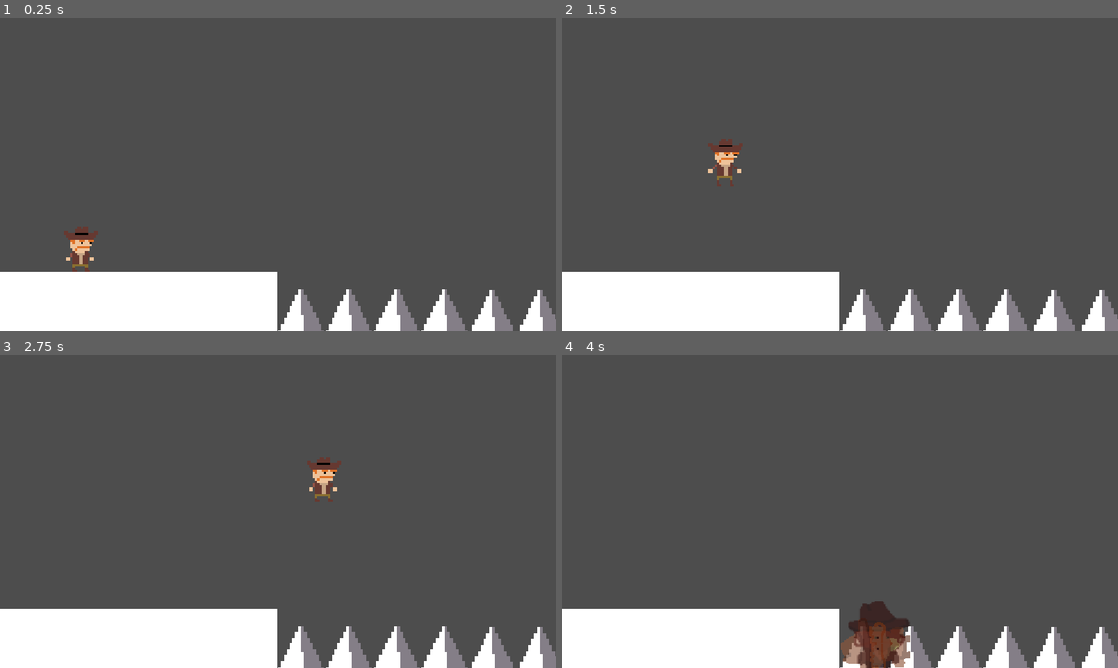
Above: before the commit, frames 1-4 (two rows, left to right).
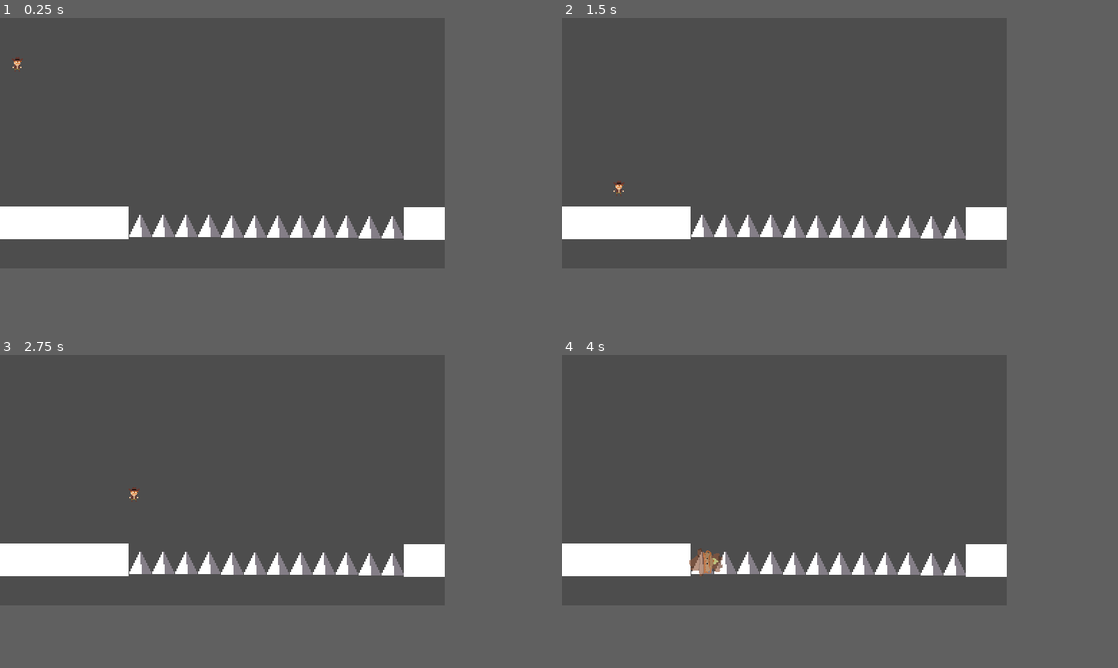
Above: after the commit, the same moments.

Repository: golopogus/death
Game: Godot game, scene res://test_level.tscn
Two runs of this game, one before a commit and one after it. Both use one fixed random seed, a clock stepped at 60 frames per second and the inputs below.
Inputs:
- Up to frame 1 (0.25 s): no input
- Up to frame 2 (1.5 s): tap Enter (attack) at 0.5, 0.6 s; hold Right (right) 0.53-1.28 s; hold Space (jump) 0.53-1.28 s; hold Down (down) from 1.28 s (still down); tap Space (jump) at 1.35 s
- Up to frame 3 (2.75 s): tap Space (jump) at 1.52, 1.82 s; tap Enter (attack) at 1.55, 2.1 s; release Down (down) at 2.03 s; hold Right (right) from 2.03 s (still down); hold Space (jump) from 2.03 s (still down)
- Up to frame 4 (4 s): release Right (right) at 2.78 s; release Space (jump) at 2.78 s; hold Up (up) 2.78-3.53 s; tap Enter (attack) at 2.85 s; tap Space (jump) at 3.02, 3.32 s; hold Left (left) from 3.53 s (still down); hold Space (jump) from 3.53 s (still down)
In our replay, the window is 800x450 before the commit and 640x360 after it. These sizes can differ from the game's own. Grey fills any space a smaller window leaves; there, only what the larger window draws over its background counts as a difference.

The runs differ from the first frame. In frame 1, 18% of the frame differs, in the area x 0-100%, y 12-100%; in frame 2, 18%; in frame 3, 18%; in frame 4, 19%, in the area x 0-100%, y 60-100%.

Commit message:
pixel perfect

Diff:
--- a/jones/player.gd
+++ b/jones/player.gd
@@ -245,8 +245,8 @@
 		node.flip_h = false
 	else:
 		node.flip_h = true
-	#if $AnimationPlayer.current_animation == 'side_attack':
-		#flip_side_attack(node.flip_h)
+	if $AnimationPlayer.current_animation == 'side_attack':
+		flip_side_attack(node.flip_h)
 
 func _on_animation_player_animation_finished(anim_name: StringName) -> void:
 	if anim_name == 'jump':
@@ -255,8 +255,8 @@
 		attacking = false
 		play_anim('idle')
 
-#func flip_side_attack(flip):
-	#if flip:
-		#$all_whips/whip_right.rotation_degrees = -90
-	#else:
-		#$all_whips/whip_right.rotation_degrees = 90
+func flip_side_attack(flip):
+	if flip:
+		$all_whips/whip_right.rotation_degrees = -90
+	else:
+		$all_whips/whip_right.rotation_degrees = 90
--- a/jones/player.tscn
+++ b/jones/player.tscn
@@ -12,24 +12,6 @@
 
 [sub_resource type="RectangleShape2D" id="RectangleShape2D_hqtel"]
 size = Vector2(10.666667, 63.5)
-
-[sub_resource type="Animation" id="Animation_nvl01"]
-resource_name = "run"
-length = 0.6
-loop_mode = 1
-step = 0.075
-tracks/0/type = "value"
-tracks/0/imported = false
-tracks/0/enabled = true
-tracks/0/path = NodePath("animated_sprites/run:frame")
-tracks/0/interp = 1
-tracks/0/loop_wrap = true
-tracks/0/keys = {
-"times": PackedFloat32Array(0.0019230843, 0.07692307, 0.15192306, 0.22692305, 0.30769232, 0.38269225, 0.4576923, 0.5326923),
-"transitions": PackedFloat32Array(1, 1, 1, 1, 1, 1, 1, 1),
-"update": 1,
-"values": [6, 7, 8, 9, 1, 2, 3, 4]
-}
 
 [sub_resource type="Animation" id="Animation_ivps1"]
 length = 0.001
@@ -254,6 +236,24 @@
 "values": [true, false]
 }
 
+[sub_resource type="Animation" id="Animation_nvl01"]
+resource_name = "run"
+length = 0.6
+loop_mode = 1
+step = 0.075
+tracks/0/type = "value"
+tracks/0/imported = false
+tracks/0/enabled = true
+tracks/0/path = NodePath("animated_sprites/run:frame")
+tracks/0/interp = 1
+tracks/0/loop_wrap = true
+tracks/0/keys = {
+"times": PackedFloat32Array(0.0019230843, 0.07692307, 0.15192306, 0.22692305, 0.30769232, 0.38269225, 0.4576923, 0.5326923),
+"transitions": PackedFloat32Array(1, 1, 1, 1, 1, 1, 1, 1),
+"update": 1,
+"values": [6, 7, 8, 9, 1, 2, 3, 4]
+}
+
 [sub_resource type="Animation" id="Animation_606se"]
 resource_name = "side_attack"
 length = 0.4
@@ -332,7 +332,6 @@
 [node name="player" type="CharacterBody2D"]
 light_mask = 3
 visibility_layer = 3
-scale = Vector2(1.5, 1.5)
 collision_mask = 6
 script = ExtResource("1_onrkg")
 metadata/_edit_group_ = true
--- a/jones/project.godot
+++ b/jones/project.godot
@@ -17,8 +17,9 @@
 
 [display]
 
-window/stretch/mode="canvas_items"
-window/stretch/aspect="expand"
+window/size/viewport_width=640
+window/size/viewport_height=360
+window/stretch/mode="viewport"
 
 [input]
 
@@ -65,3 +66,7 @@
 2d_physics/layer_4="dead body"
 2d_physics/layer_5="ghost"
 2d_physics/layer_6="whip"
+
+[rendering]
+
+textures/canvas_textures/default_texture_filter=0
--- a/jones/test_level.tscn
+++ b/jones/test_level.tscn
@@ -13,12 +13,12 @@
 script = ExtResource("1_f7g2b")
 
 [node name="start_point" type="Marker2D" parent="."]
-position = Vector2(155, 581)
+position = Vector2(25, 36)
 
 [node name="ground" type="StaticBody2D" parent="."]
 light_mask = 5
 visibility_layer = 5
-position = Vector2(-198, 606)
+position = Vector2(-303, 271)
 collision_layer = 5
 collision_mask = 7
 metadata/_edit_group_ = true
@@ -34,7 +34,7 @@
 [node name="ground2" type="StaticBody2D" parent="."]
 light_mask = 5
 visibility_layer = 5
-position = Vector2(686, 607)
+position = Vector2(581, 272)
 collision_layer = 5
 collision_mask = 7
 metadata/_edit_group_ = true
@@ -48,43 +48,43 @@
 offset_bottom = 47.0
 
 [node name="spike" parent="." instance=ExtResource("3_sb12i")]
-position = Vector2(505, 635)
+position = Vector2(400, 300)
 
 [node name="spike2" parent="." instance=ExtResource("3_sb12i")]
-position = Vector2(538, 635)
+position = Vector2(433, 300)
 
 [node name="spike3" parent="." instance=ExtResource("3_sb12i")]
-position = Vector2(637, 636)
+position = Vector2(532, 301)
 
 [node name="spike4" parent="." instance=ExtResource("3_sb12i")]
-position = Vector2(604, 635)
+position = Vector2(499, 300)
 
 [node name="spike5" parent="." instance=ExtResource("3_sb12i")]
-position = Vector2(571, 635)
+position = Vector2(466, 300)
 
 [node name="spike6" parent="." instance=ExtResource("3_sb12i")]
-position = Vector2(670, 636)
+position = Vector2(565, 301)
 
 [node name="spike7" parent="." instance=ExtResource("3_sb12i")]
-position = Vector2(307, 634)
+position = Vector2(202, 299)
 
 [node name="spike8" parent="." instance=ExtResource("3_sb12i")]
-position = Vector2(340, 634)
+position = Vector2(235, 299)
 
 [node name="spike9" parent="." instance=ExtResource("3_sb12i")]
-position = Vector2(439, 635)
+position = Vector2(334, 300)
 
 [node name="spike10" parent="." instance=ExtResource("3_sb12i")]
-position = Vector2(406, 634)
+position = Vector2(301, 299)
 
 [node name="spike11" parent="." instance=ExtResource("3_sb12i")]
-position = Vector2(373, 634)
+position = Vector2(268, 299)
 
 [node name="spike12" parent="." instance=ExtResource("3_sb12i")]
-position = Vector2(472, 635)
+position = Vector2(367, 300)
 
 [node name="boundary" type="Area2D" parent="."]
-position = Vector2(-202, 665)
+position = Vector2(-307, 330)
 metadata/_edit_group_ = true
 
 [node name="CollisionShape2D" type="CollisionShape2D" parent="boundary"]
@@ -94,9 +94,5 @@
 [node name="Timer" type="Timer" parent="."]
 wait_time = 2.0
 
-[node name="Camera2D" type="Camera2D" parent="."]
-position = Vector2(291, 539)
-zoom = Vector2(3, 3)
-
 [connection signal="body_entered" from="boundary" to="." method="_on_boundary_body_entered"]
 [connection signal="timeout" from="Timer" to="." method="_on_timer_timeout"]
